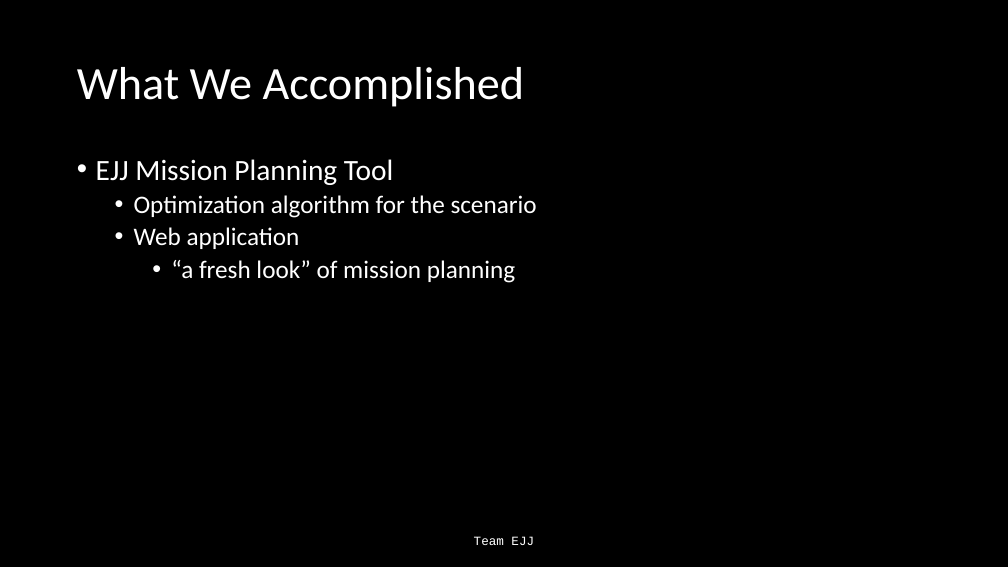
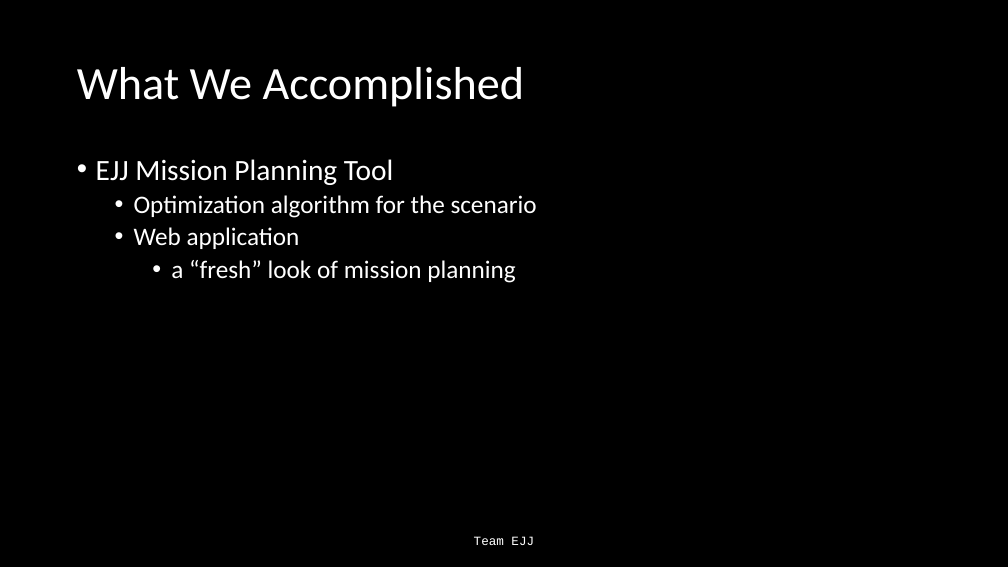
Before and after one commit to Jonathan805/RestrictedPlanning, a slide deck: slide 3 of TeamEJJ.pptx. Drawn at 1008x567 pixels with LibreOffice and Linux fonts; fonts in the diff are those of the drawing. Boxes give left, top, right and bottom in pixels: in the first picture for what was removed or moved away, otherwise in the second. Text is boxed around its words. In the diff, an @@ line names an element or a change of style, - is before the commit and + after.

```diff
--- a/TeamEJJ.pptx
+++ b/TeamEJJ.pptx
@@ text at bbox=[171, 260, 515, 283]: text changed @@
-    • “a fresh look” of mission planning
+    • a “fresh” look of mission planning
```
Also in this commit, not shown: 4 other slides changed, 3 slides added, 4 other files.
